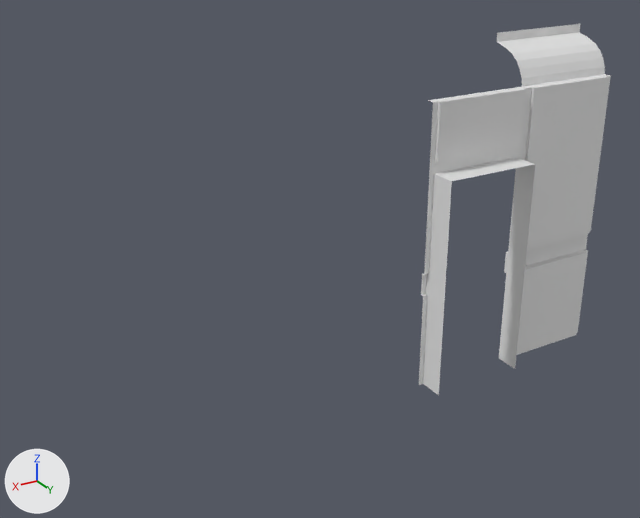
What one commit did to the FBX model Assets/Models/walls.fbx.
Rendered twice from a 50 mm camera at (6.34, 5.47, 4.23) aimed at (2.89, -0.29, 1.35). The lights are fixed; the arrows at lower left show +X, +Y and +Z. Where no turn or scale is listed for an object, it has been applied to the vertices.

In view in the first picture: 'wall_1_bottom', 'wall_1_top', 'wall_1_upper', 'wall_1_wood', 'wall_2_upper', 'wall_2_wood'.
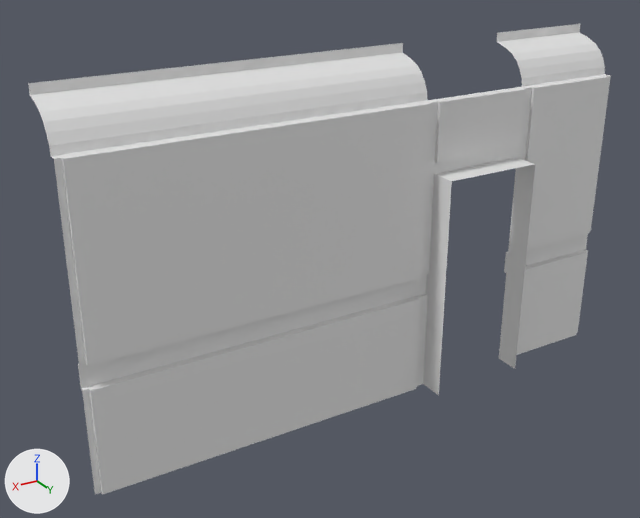
Patch to the scene script:
```diff
--- a/Assets/Models/walls.fbx.py
+++ b/Assets/Models/walls.fbx.py
@@ me_plane_008 @@
+me_plane_008.from_pydata(...)  # 16 vertices, 7 faces; spans x 0.0..3.0, y -0.46..-0.1, z 2.6..3.0
@@ me_plane_005 @@
+me_plane_005.from_pydata([(0.05, 0.0, 1.1), (0.05, 0.0, 2.6), (2.95, 0.0, 1.1), (2.95, 0.0, 2.6)], [], [(0, 2, 3, 1)])
@@ me_plane_002 @@
+me_plane_002.from_pydata([(0.05, 0.0, 0.0), (2.95, 0.0, 0.0), (2.95, 0.0, 0.9), (0.05, 0.0, 0.9)], [], [(0, 1, 2, 3)])
@@ me_plane_000 @@
+me_plane_000.from_pydata(...)  # 30 vertices, 21 faces; spans x 0.0..3.0, y -0.1..0.0, z 0.0..2.6
@@ ob_wall_3_top @@
+ob_wall_3_top = bpy.data.objects.new('wall_3_top', me_plane_008)
+ob_wall_3_top.location = (2.0, 0.0, 0.0)
@@ ob_wall_3_upper @@
+ob_wall_3_upper = bpy.data.objects.new('wall_3_upper', me_plane_005)
+ob_wall_3_upper.location = (2.0, 0.0, 0.0)
@@ ob_wall_3_bottom @@
+ob_wall_3_bottom = bpy.data.objects.new('wall_3_bottom', me_plane_002)
+ob_wall_3_bottom.location = (2.0, 0.0, 0.0)
@@ ob_wall_3_wood @@
+ob_wall_3_wood = bpy.data.objects.new('wall_3_wood', me_plane_000)
+ob_wall_3_wood.location = (2.0, 0.0, 0.0)
```

Location of each change, [x1, y1, x2, y2] in pixels of the pictures (640 x 518 px):
'wall_3_upper', added: after [63, 104, 430, 366]
'wall_3_bottom', added: after [91, 299, 421, 494]
'wall_3_top', added: after [28, 43, 428, 156]
'wall_3_wood', added: after [51, 100, 433, 494]
